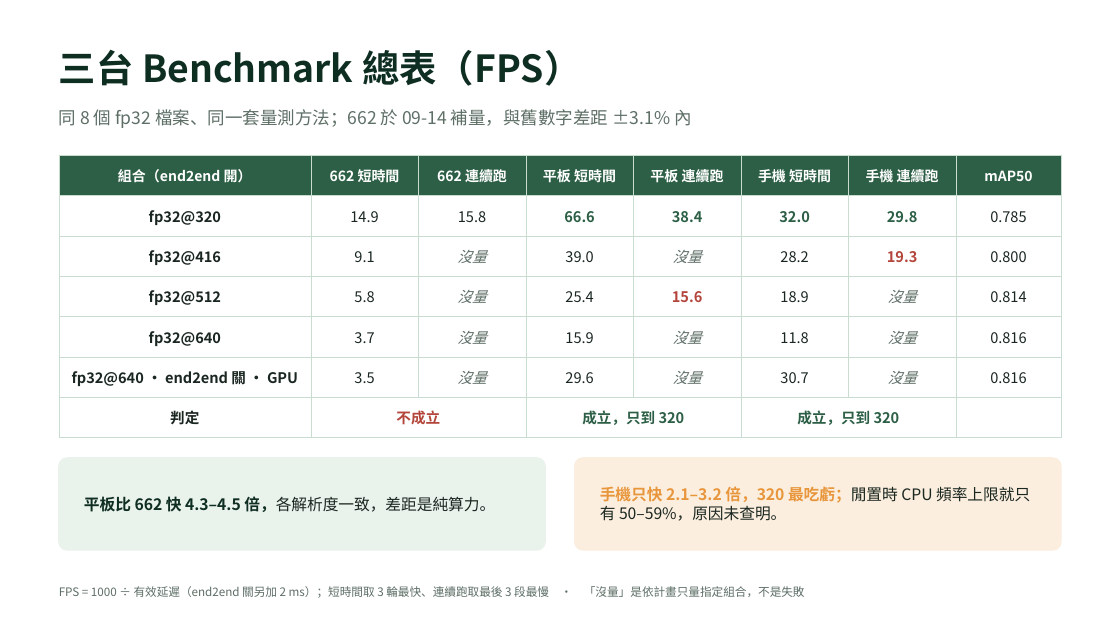
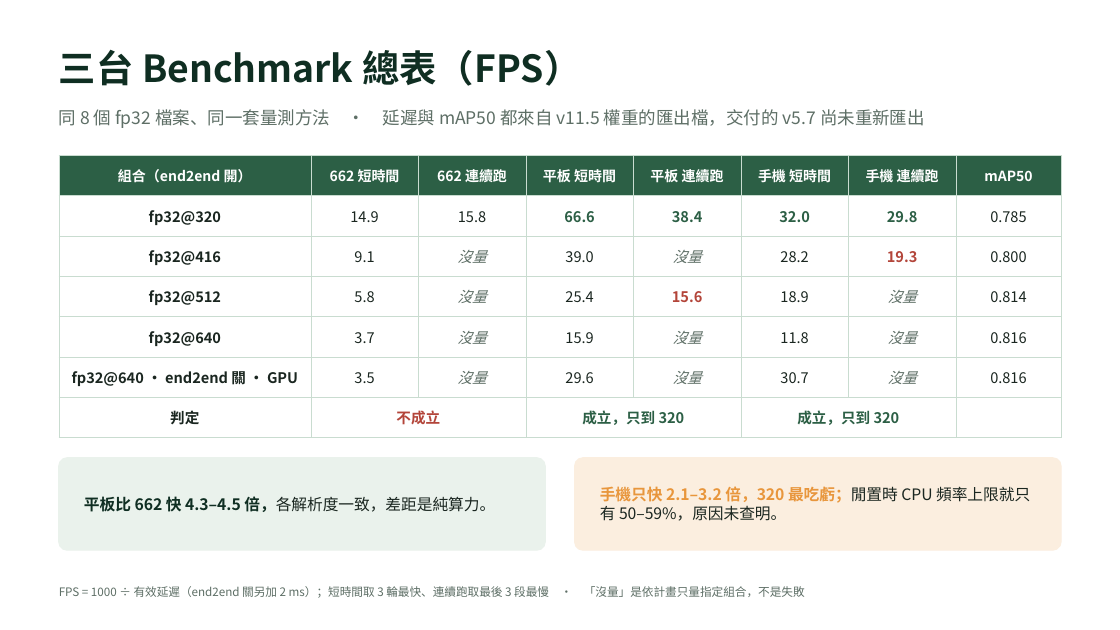
Before and after one commit to OneLeaf-dx/detection, a slide deck: slide 12 of docs/v12.3_簡報_口頭報告.pptx. Drawn at 1120x630 pixels with LibreOffice and Linux fonts; fonts in the diff are those of the drawing. Boxes give left, top, right and bottom in pixels: in the first picture for what was removed or moved away, otherwise in the second. Text is boxed around its words. In the diff, an @@ line names an element or a change of style, - is before the commit and + after.

```diff
--- a/docs/v12.3_簡報_口頭報告.pptx
+++ b/docs/v12.3_簡報_口頭報告.pptx
@@ text at <box>59,109,925,128</box>: text changed @@
-同 8 個 fp32 檔案、同一套量測方法；662 於 09-14 補量，與舊數字差距 ±3.1% 內
+同 8 個 fp32 檔案、同一套量測方法 · 延遲與 mAP50 都來自 v11.5 權重的匯出檔，交付的 v5.7 尚未重新匯出
```
Also in this commit, not shown: 8 other slides changed, 4 other files.
